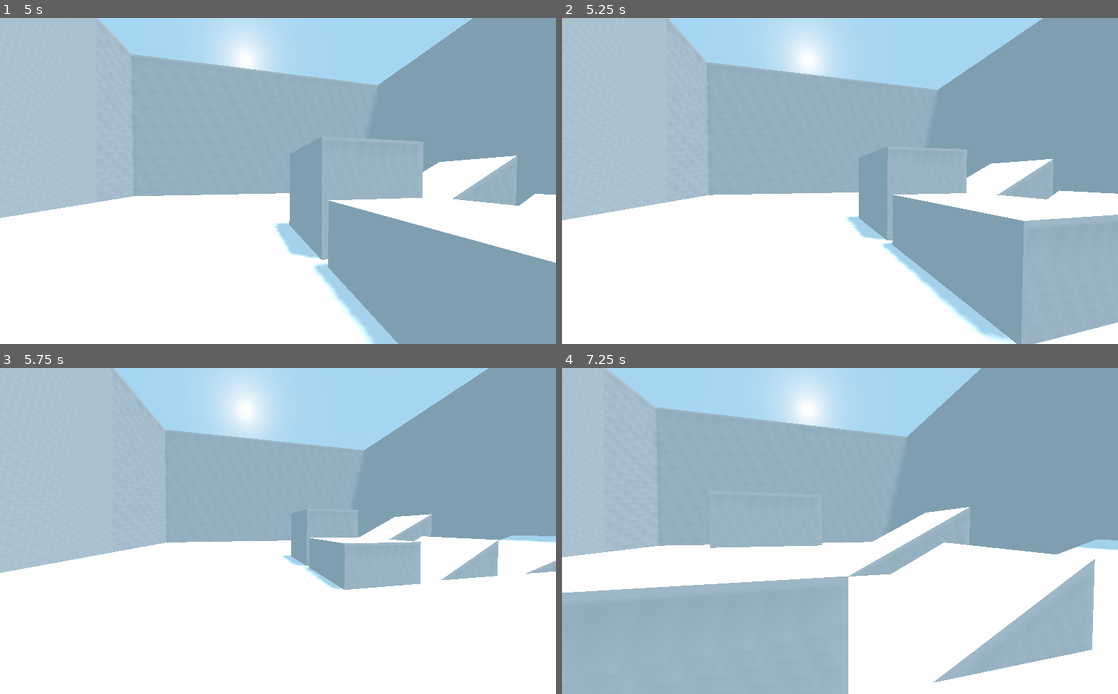
Above: before the commit, frames 1-4 (two rows, left to right).
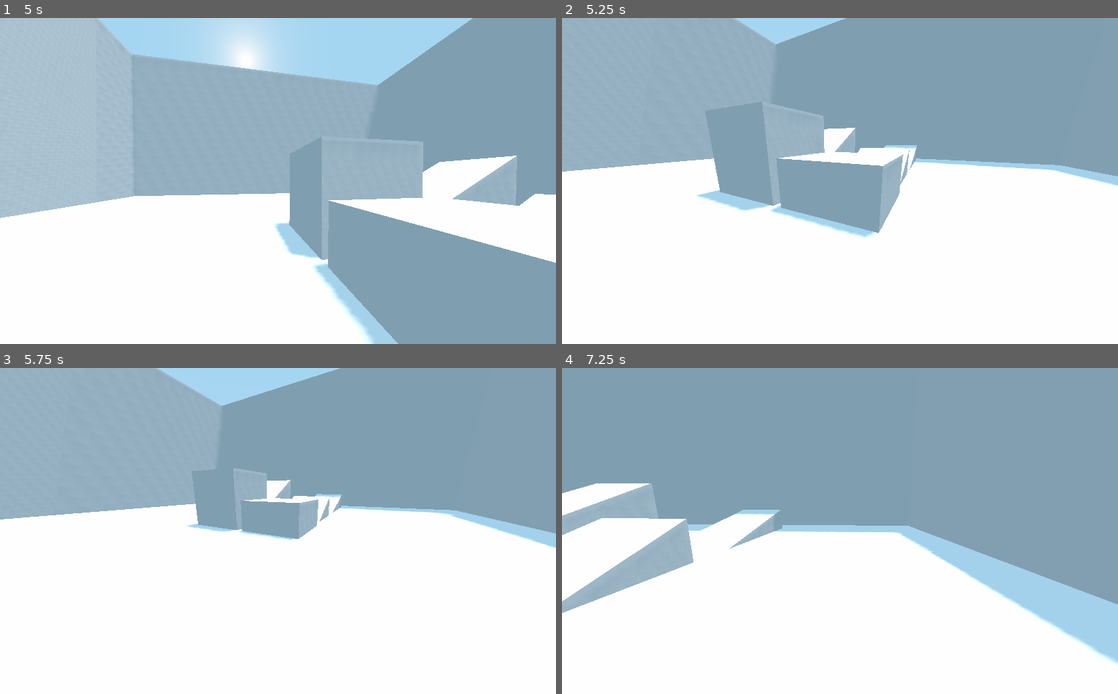
Above: after the commit, the same moments.

Repository: kdreese/godot-3D-shooter-project
Game: Godot game, scene res://src/states/Game.tscn
The game is run twice, just before and just after one commit, with the same random seed, the same clock (stepped at 60 frames per second) and the same inputs.
Inputs (mouse positions are in pixels of both pictures, inside the frame that each line leads up to):
- Up to frame 1 (5 s): move the mouse to (305, 181) at 0.52 s; press the mouse at (305, 181) at 0.53 s; hold W (move_forwards) 0.53-4.28 s; move the mouse to (250, 181) at 1.27 s; release the mouse at (250, 181) at 1.28 s; click (250, 181) at 1.35 s; move the mouse to (289, 174) at 2.02 s; press the mouse at (289, 174) at 2.03 s; move the mouse to (272, 187) at 2.77 s; release the mouse at (272, 187) at 2.78 s; click (272, 187) at 2.85 s; move the mouse to (316, 184) at 3.52 s; press the mouse at (316, 184) at 3.53 s; tap Escape (ui_cancel) at 4.15 s; move the mouse to (111, 132) at 4.27 s; release the mouse at (111, 132) at 4.28 s; hold A (move_left) from 4.28 s (still down); click (111, 132) at 4.35 s
- Up to frame 2 (5.25 s): move the mouse to (867, 181) at 5.02 s; release A (move_left) at 5.03 s; press the mouse at (867, 181) at 5.03 s; hold S (move_backwards) from 5.03 s (still down)
- Up to frame 3 (5.75 s): keep holding S (move_backwards)
- Up to frame 4 (7.25 s): move the mouse to (756, 449) at 5.77 s; release S (move_backwards) at 5.78 s; release the mouse at (756, 449) at 5.78 s; hold D (move_right) 5.78-6.53 s; click (756, 449) at 5.85 s; move the mouse to (962, 514) at 6.52 s; press the mouse at (962, 514) at 6.53 s; hold W (move_forwards) from 6.53 s (still down)

Frame 1 is identical in both runs. In frame 2, 34% of the frame differs, in the area x 0-100%, y 0-100%; in frame 3, 24%; in frame 4, 49%.

Commit message:
Escape to release mouse, click to recapture

Diff:
--- a/project.godot
+++ b/project.godot
@@ -50,6 +50,11 @@
 "events": [ Object(InputEventKey,"resource_local_to_scene":false,"resource_name":"","device":0,"alt":false,"shift":false,"control":false,"meta":false,"command":false,"pressed":false,"scancode":32,"physical_scancode":0,"unicode":0,"echo":false,"script":null)
  ]
 }
+shoot={
+"deadzone": 0.5,
+"events": [ Object(InputEventMouseButton,"resource_local_to_scene":false,"resource_name":"","device":0,"alt":false,"shift":false,"control":false,"meta":false,"command":false,"button_mask":0,"position":Vector2( 0, 0 ),"global_position":Vector2( 0, 0 ),"factor":1.0,"button_index":1,"pressed":false,"doubleclick":false,"script":null)
+ ]
+}
 
 [layer_names]
 
--- a/src/objects/Player.gd
+++ b/src/objects/Player.gd
@@ -19,11 +19,15 @@
 		var mm_event := event as InputEventMouseMotion
 		rotation.y -= mm_event.relative.x * MOUSE_SENS.x
 		camera.rotation.x -= mm_event.relative.y * MOUSE_SENS.y
+		get_tree().set_input_as_handled()
 	elif event.is_action_pressed("ui_cancel"):
 		if Input.mouse_mode == Input.MOUSE_MODE_CAPTURED:
 			Input.mouse_mode = Input.MOUSE_MODE_VISIBLE
-		else:
+			get_tree().set_input_as_handled()
+	elif event.is_action_pressed("shoot"):
+		if Input.mouse_mode == Input.MOUSE_MODE_VISIBLE:
 			Input.mouse_mode = Input.MOUSE_MODE_CAPTURED
+			get_tree().set_input_as_handled()
 
 
 func _physics_process(delta: float) -> void:
